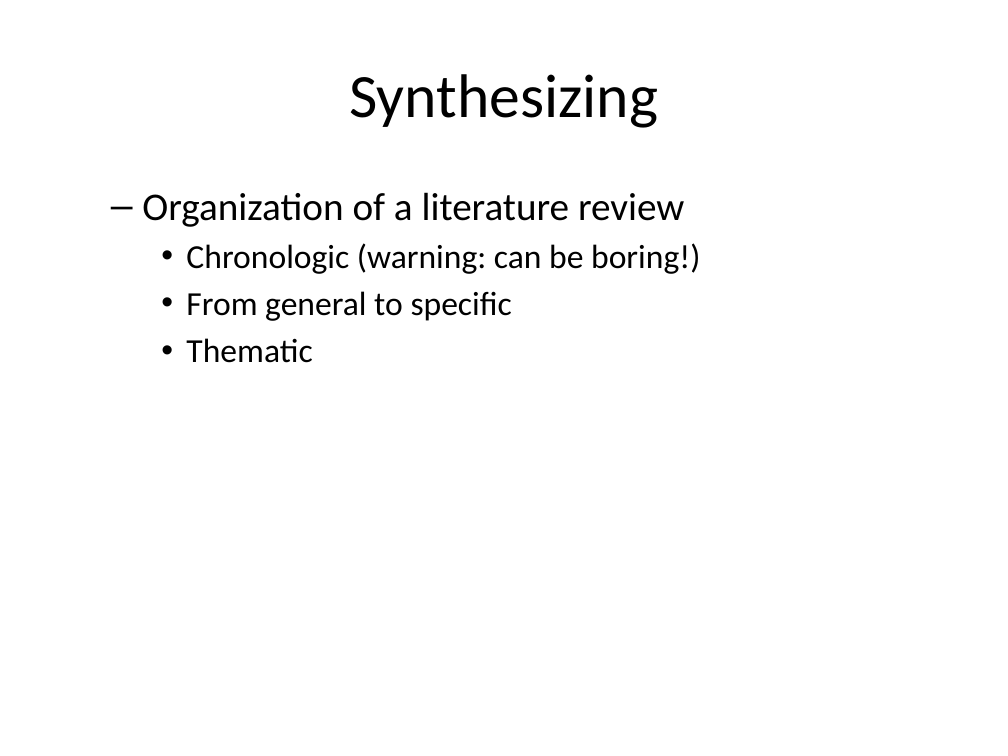
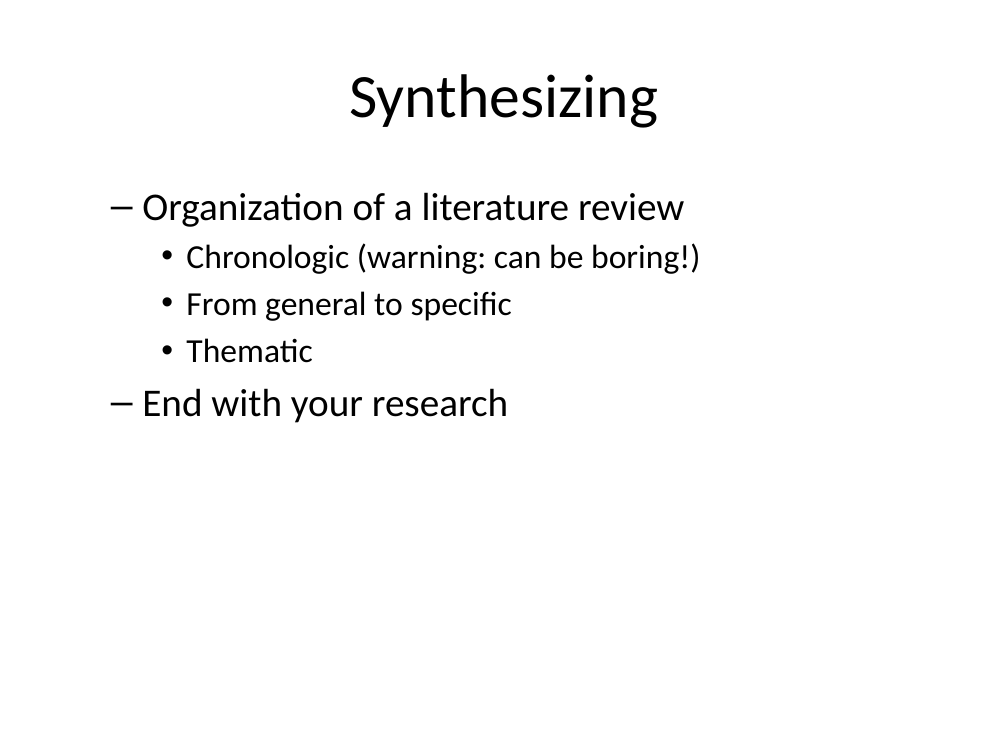
Before and after one commit to classes-medb/5510, a slide deck: slide 19 of doc/video-03-literature-review.pptx (slide 15 before the commit). Drawn at 1008x756 pixels with LibreOffice and Linux fonts; fonts in the diff are those of the drawing. Boxes give left, top, right and bottom in pixels: in the first picture for what was removed or moved away, otherwise in the second. Text is boxed around its words. In the diff, an @@ line names an element or a change of style, - is before the commit and + after.

```diff
--- a/doc/video-03-literature-review.pptx
+++ b/doc/video-03-literature-review.pptx
@@ text at (142, 388, 508, 423): paragraph added @@
+  – End with your research
```
Also in this commit, not shown: 9 other slides changed, 8 slides added, 15 slides removed, 8 other files.
